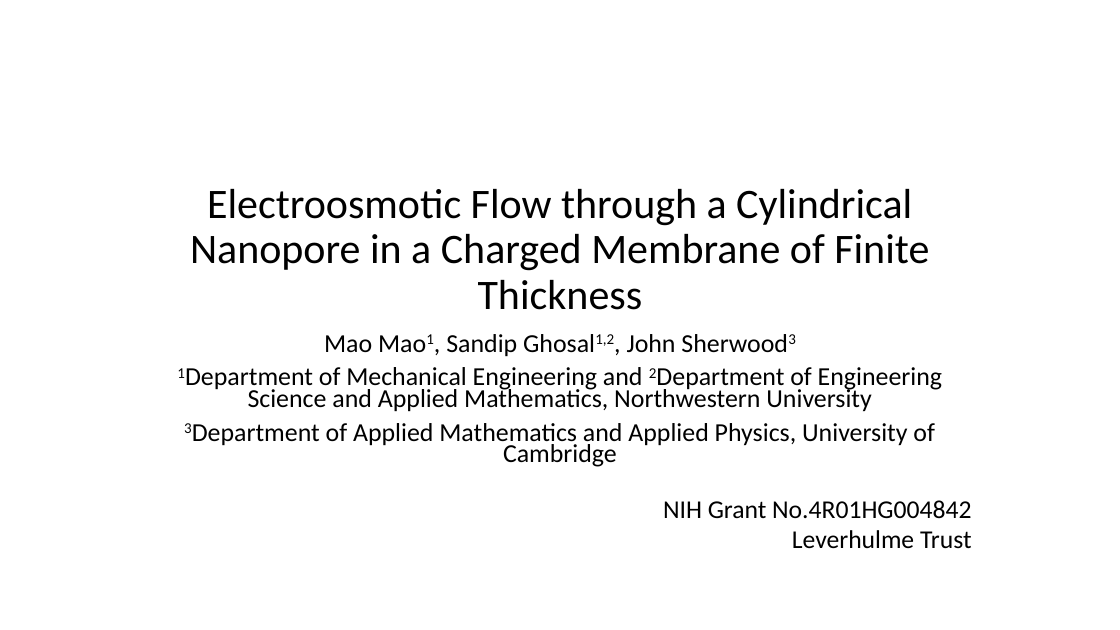
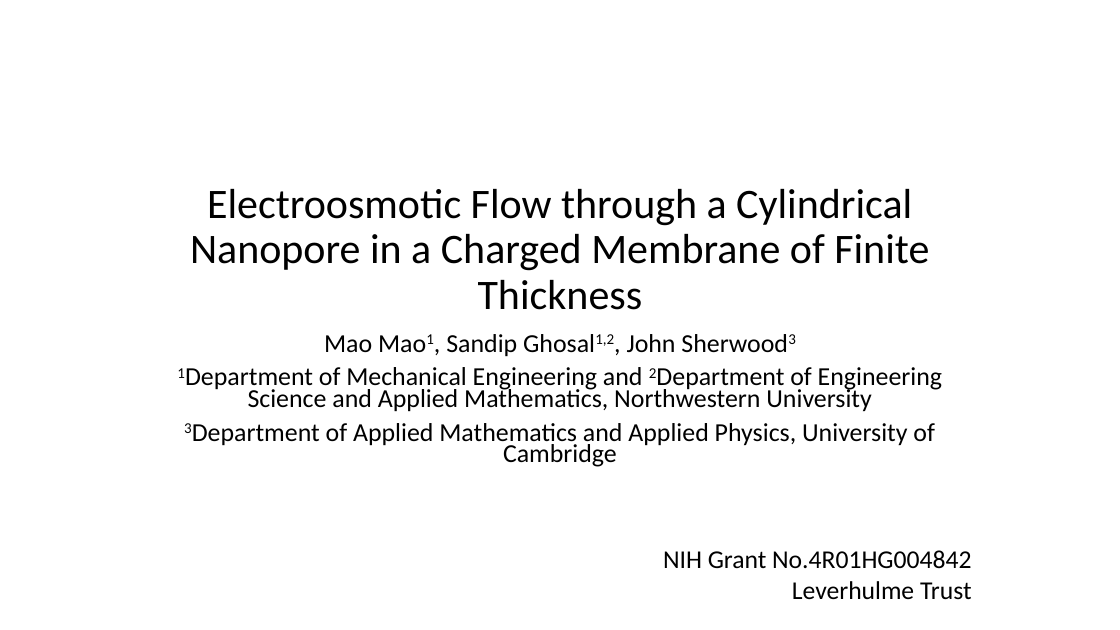
Before and after one commit to maoyanren/APS_DFD_2014, a slide deck: slide 1 of finite_pore.pptx. Drawn at 1120x630 pixels with LibreOffice and Linux fonts; fonts in the diff are those of the drawing. Boxes give left, top, right and bottom in pixels: in the first picture for what was removed or moved away, otherwise in the second. Text is boxed around its words. In the diff, an @@ line names an element or a change of style, - is before the commit and + after.

```diff
--- a/finite_pore.pptx
+++ b/finite_pore.pptx
@@ text "NIH Grant No.4R01HG004842": place and size @@
-text "NIH Grant No.4R01HG004842" at (663, 500, 972, 549)
+text "NIH Grant No.4R01HG004842" at (663, 550, 972, 600)
```
Also in this commit, not shown: 8 other slides changed, 1 other file.
